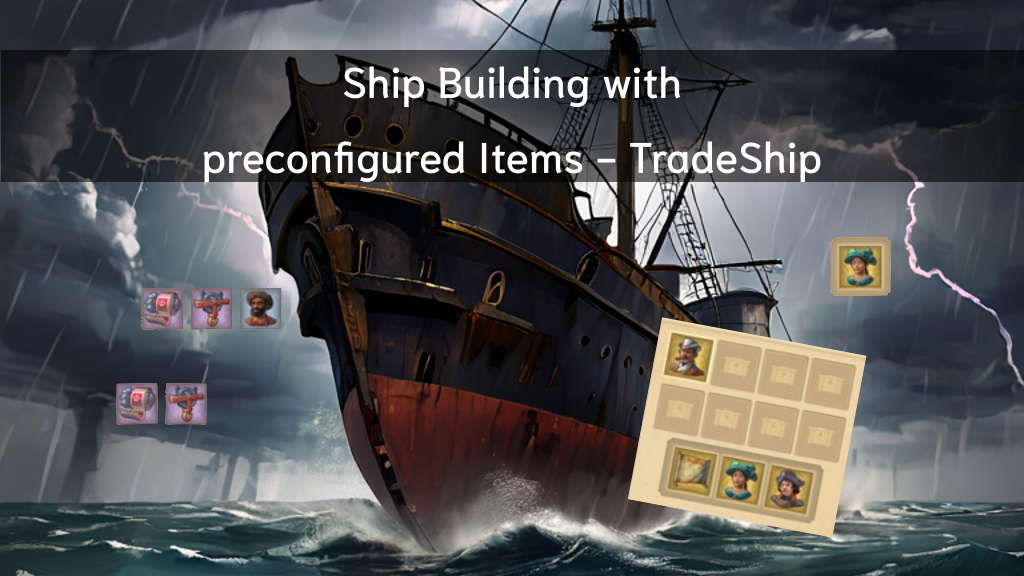
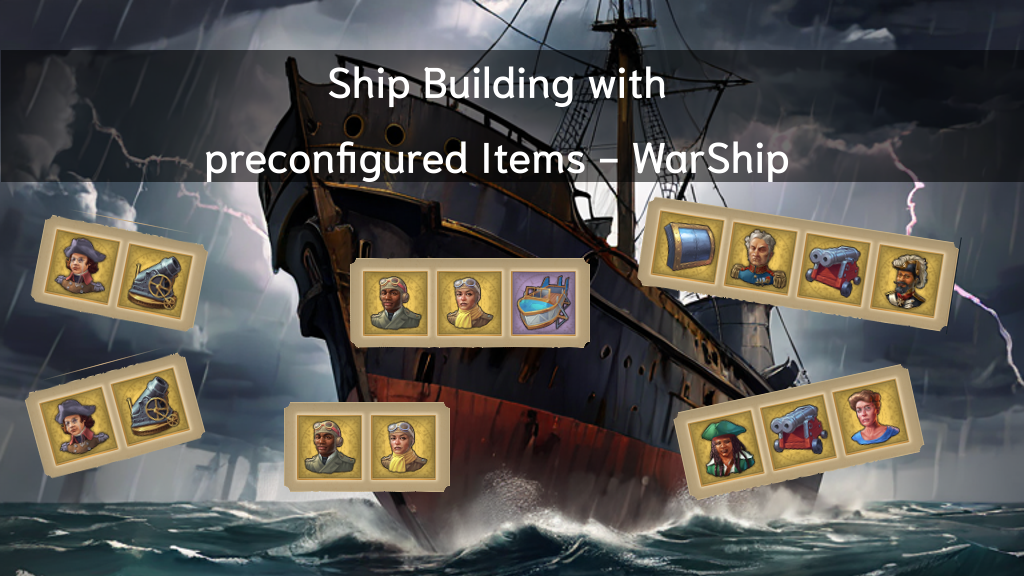
The second 1024x576 image is a revision of the first. Changes to its layers:
added layer "Kopie von Malebene 3 (eingefügt)" above "Malebene 3 (eingefügt)" over [30, 178, 250, 370]
painted on "Malebene 3 (eingefügt)" (1st of 5) over [637, 170, 962, 364]
painted on "Malebene 3 (eingefügt)" (2nd of 5) over [627, 268, 932, 538]
painted on "Malebene 3 (eingefügt)" (3rd of 5) over [82, 211, 590, 401]
painted on "Malebene 3 (eingefügt)" (4th of 5) over [100, 350, 450, 492]
added layer "Malebene 3 (eingefügt)" (5th of 5) above "Vektorebene 1" over [24, 347, 207, 479]
painted on "Malebene 2" over [203, 66, 821, 182]
painted on "Background" over [24, 66, 962, 538]
